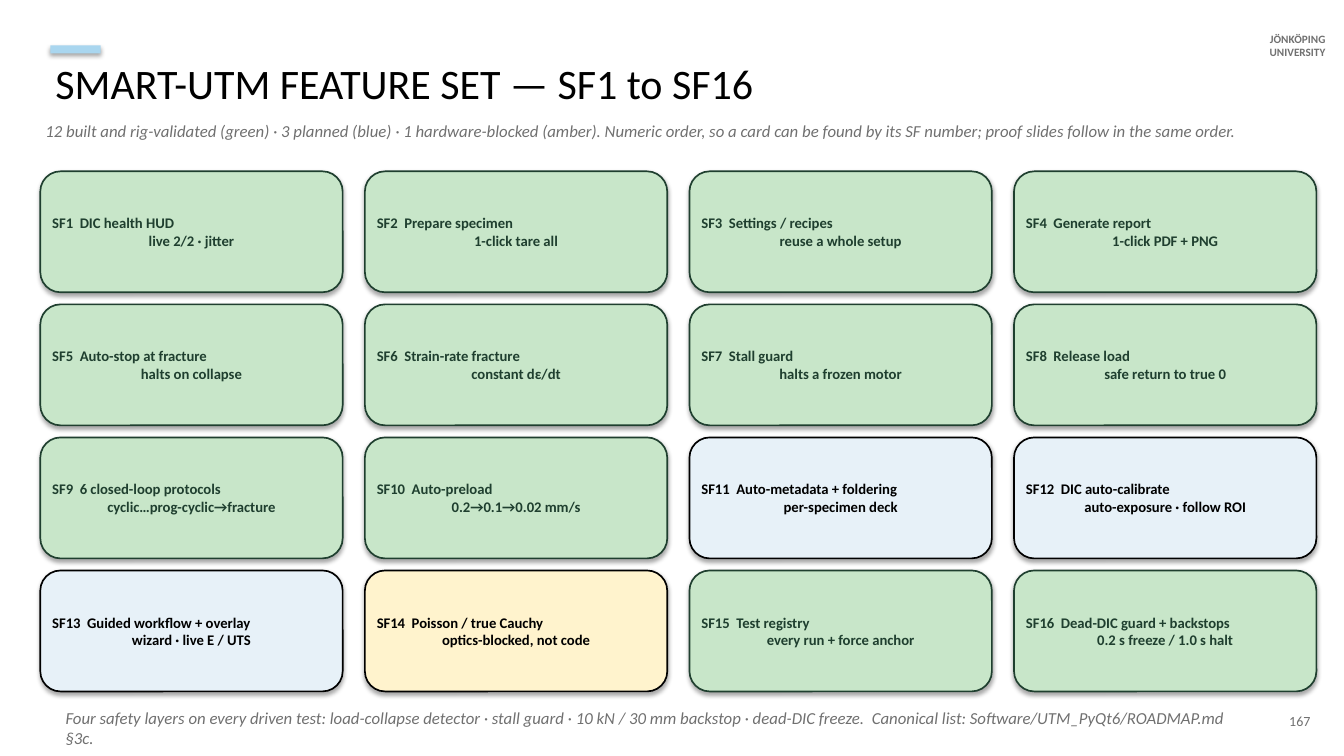
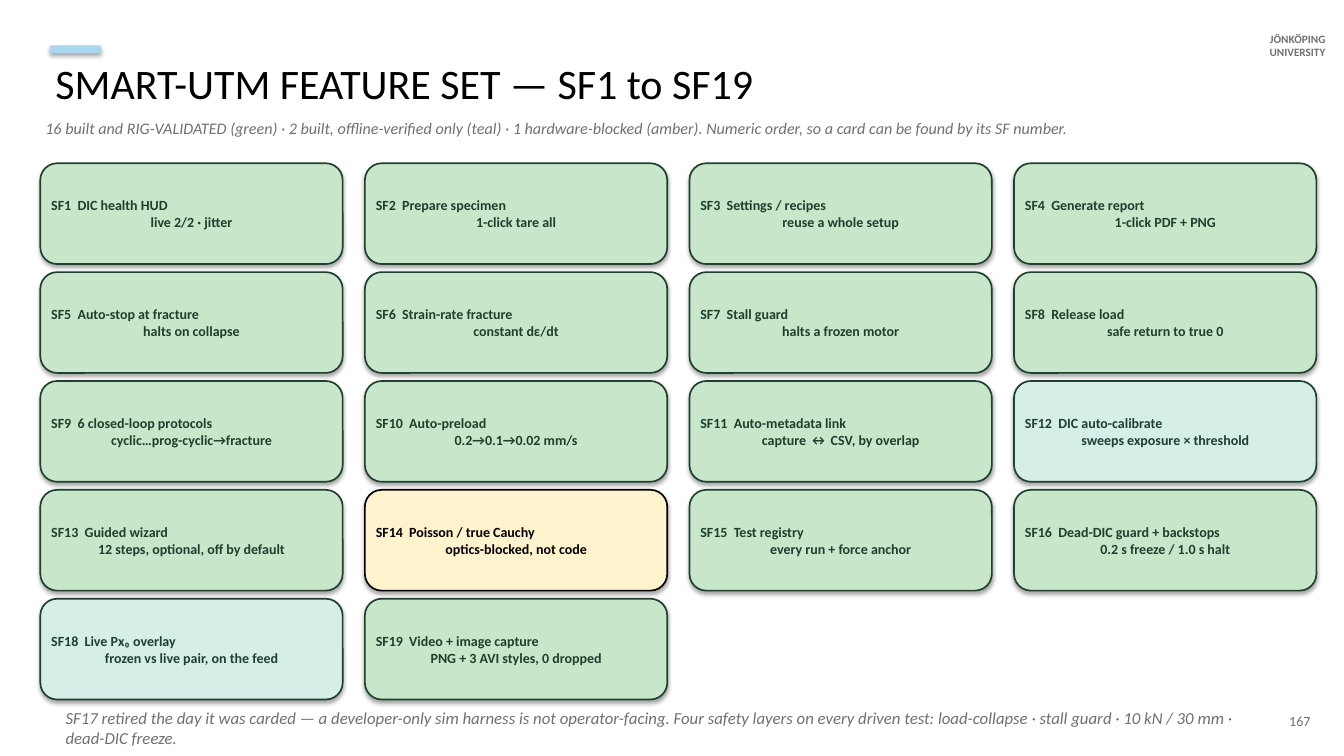
Before and after one commit to cenmir/UTM, a slide deck: slide 27 of documentation/V6a_8_6_20_slides.pptx. Drawn at 1344x756 pixels with LibreOffice and Linux fonts; fonts in the diff are those of the drawing. Boxes give left, top, right and bottom in pixels: in the first picture for what was removed or moved away, otherwise in the second. Text is boxed around its words. In the diff, an @@ line names an element or a change of style, - is before the commit and + after.

Commit message:
Fix the SF grid build — a heredoc turned the card's \n into a real newline
The previous commit shipped a generator that could not parse, so the deck still
carried the old 16-card grid. Same heredoc-escape trap this repo has hit before:
write strings containing escapes with the Edit tool, not through a shell heredoc.

```diff
--- a/documentation/V6a_8_6_20_slides.pptx
+++ b/documentation/V6a_8_6_20_slides.pptx
@@ text at (55, 71, 753, 100): text changed @@
-SMART-UTM FEATURE SET — SF1 to SF16
+SMART-UTM FEATURE SET — SF1 to SF19
@@ text at (45, 122, 1067, 137): text changed; size 12 to 11.5 pt @@
-12 built and rig-validated (green) · 3 planned (blue) · 1 hardware-blocked (amber). Numeric order, so a card can be found by its SF number; proof slides follow in the same order.
+16 built and RIG-VALIDATED (green) · 2 built, offline-verified only (teal) · 1 hardware-blocked (amber). Numeric order, so a card can be found by its SF number.
@@ rounded rectangle "SF1 DIC health HUD live ...": place and size @@
-rounded rectangle "SF1 DIC health HUD live ..." at (40, 171, 343, 292)
+rounded rectangle "SF1 DIC health HUD live ..." at (40, 163, 343, 264)
@@ rounded rectangle "SF2 Prepare specimen 1-click tare ...": place and size @@
-rounded rectangle "SF2 Prepare specimen 1-click tare ..." at (365, 171, 667, 292)
+rounded rectangle "SF2 Prepare specimen 1-click tare ..." at (365, 163, 667, 264)
@@ rounded rectangle "SF3 Settings / recipes reuse ...": place and size @@
-rounded rectangle "SF3 Settings / recipes reuse ..." at (690, 171, 992, 292)
+rounded rectangle "SF3 Settings / recipes reuse ..." at (690, 163, 992, 264)
@@ rounded rectangle "SF4 Generate report 1-click PDF ...": place and size @@
-rounded rectangle "SF4 Generate report 1-click PDF ..." at (1014, 171, 1317, 292)
+rounded rectangle "SF4 Generate report 1-click PDF ..." at (1014, 163, 1317, 264)
@@ rounded rectangle "SF5 Auto-stop at fracture halts ...": place and size @@
-rounded rectangle "SF5 Auto-stop at fracture halts ..." at (40, 304, 343, 425)
+rounded rectangle "SF5 Auto-stop at fracture halts ..." at (40, 272, 343, 373)
@@ rounded rectangle "SF6 Strain-rate fracture constant dε/dt": place and size @@
-rounded rectangle "SF6 Strain-rate fracture constant dε/dt" at (365, 304, 667, 425)
+rounded rectangle "SF6 Strain-rate fracture constant dε/dt" at (365, 272, 667, 373)
@@ rounded rectangle "SF7 Stall guard halts a ...": place and size @@
-rounded rectangle "SF7 Stall guard halts a ..." at (690, 304, 992, 425)
+rounded rectangle "SF7 Stall guard halts a ..." at (690, 272, 992, 373)
@@ rounded rectangle "SF8 Release load safe return ...": place and size @@
-rounded rectangle "SF8 Release load safe return ..." at (1014, 304, 1317, 425)
+rounded rectangle "SF8 Release load safe return ..." at (1014, 272, 1317, 373)
@@ rounded rectangle "SF9 6 closed-loop protocols cyclic…prog-cyclic→fracture": place and size @@
-rounded rectangle "SF9 6 closed-loop protocols cyclic…prog-cyclic→fracture" at (40, 438, 343, 559)
+rounded rectangle "SF9 6 closed-loop protocols cyclic…prog-cyclic→fracture" at (40, 381, 343, 482)
@@ rounded rectangle "SF10 Auto-preload 0.2→0.1→0.02 mm/s": place and size @@
-rounded rectangle "SF10 Auto-preload 0.2→0.1→0.02 mm/s" at (365, 438, 667, 559)
+rounded rectangle "SF10 Auto-preload 0.2→0.1→0.02 mm/s" at (365, 381, 667, 482)
@@ rounded rectangle "SF11 Auto-metadata link capture ↔ ...": place and size @@
-rounded rectangle "SF11 Auto-metadata link capture ↔ ..." at (690, 438, 992, 559)
+rounded rectangle "SF11 Auto-metadata link capture ↔ ..." at (690, 381, 992, 482)
@@ rounded rectangle "SF11 Auto-metadata link capture ↔ ..." at (690, 381, 992, 482): fill #E7F1F8 to #C8E6C9; outline #000000 1.2 pt to #1F3F2F 1.2 pt @@
@@ rounded rectangle "SF12 DIC auto-calibrate sweeps exposure ...": place and size @@
-rounded rectangle "SF12 DIC auto-calibrate sweeps exposure ..." at (1014, 438, 1317, 559)
+rounded rectangle "SF12 DIC auto-calibrate sweeps exposure ..." at (1014, 381, 1317, 482)
@@ rounded rectangle "SF12 DIC auto-calibrate sweeps exposure ..." at (1014, 381, 1317, 482): fill #E7F1F8 to #D5EFE8; outline #000000 1.2 pt to #1F3F2F 1.2 pt @@
@@ text in rounded rectangle at (700, 418, 920, 447): text changed; size 10.5 to 10 pt; text colour #000000 to #1F3F2F @@
-SF11 Auto-metadata + foldering
-per-specimen deck
+SF11 Auto-metadata link
+capture ↔ CSV, by overlap
@@ text in rounded rectangle at (1025, 418, 1250, 447): text changed; size 10.5 to 10 pt; text colour #000000 to #1F3F2F @@
-SF12 DIC auto-calibrate
-auto-exposure · follow ROI
+SF12 DIC auto-calibrate
+sweeps exposure × threshold
@@ rounded rectangle added at (40, 490, 343, 591), fill #C8E6C9, outline #1F3F2F 1.2 pt, 10 pt, text #1F3F2F, bold @@
+SF13 Guided wizard
+12 steps, optional, off by default
@@ rounded rectangle "SF14 Poisson / true Cauchy ...": place and size @@
-rounded rectangle "SF14 Poisson / true Cauchy ..." at (365, 571, 667, 692)
+rounded rectangle "SF14 Poisson / true Cauchy ..." at (365, 490, 667, 591)
@@ rounded rectangle "SF15 Test registry every run ...": place and size @@
-rounded rectangle "SF15 Test registry every run ..." at (690, 571, 992, 692)
+rounded rectangle "SF15 Test registry every run ..." at (690, 490, 992, 591)
@@ size 10.5 to 10 pt in 13 elements at (365, 163, 667, 264), (690, 163, 992, 264), (1014, 163, 1317, 264), (40, 163, 343, 264), (40, 272, 343, 373), (365, 272, 667, 373), (690, 272, 992, 373), (1014, 272, 1317, 373), (40, 381, 343, 482), (365, 381, 667, 482), (365, 490, 667, 591), (690, 490, 992, 591), (1014, 490, 1317, 591) @@
@@ rounded rectangle "SF16 Dead-DIC guard + backstops ...": place and size @@
-rounded rectangle "SF16 Dead-DIC guard + backstops ..." at (1014, 571, 1317, 692)
+rounded rectangle "SF16 Dead-DIC guard + backstops ..." at (1014, 490, 1317, 591)
@@ rounded rectangle removed at (40, 571, 343, 692) @@
-SF13 Guided workflow + overlay
-wizard · live E / UTS
@@ rounded rectangle added at (40, 599, 343, 700), fill #D5EFE8, outline #1F3F2F 1.2 pt, 10 pt, text #1F3F2F, bold @@
+SF18 Live Px₀ overlay
+frozen vs live pair, on the feed
@@ rounded rectangle added at (365, 599, 667, 700), fill #C8E6C9, outline #1F3F2F 1.2 pt, 10 pt, text #1F3F2F, bold @@
+SF19 Video + image capture
+PNG + 3 AVI styles, 0 dropped
@@ text at (66, 712, 1225, 746): text changed @@
-Four safety layers on every driven test: load-collapse detector · stall guard · 10 kN / 30 mm backstop · dead-DIC freeze. Canonical list: Software/UTM_PyQt6/ROADMAP.md §3c.
+SF17 retired the day it was carded — a developer-only sim harness is not operator-facing. Four safety layers on every driven test: load-collapse · stall guard · 10 kN / 30 mm · dead-DIC freeze.
```
Also in this commit, not shown: 1 other file.
